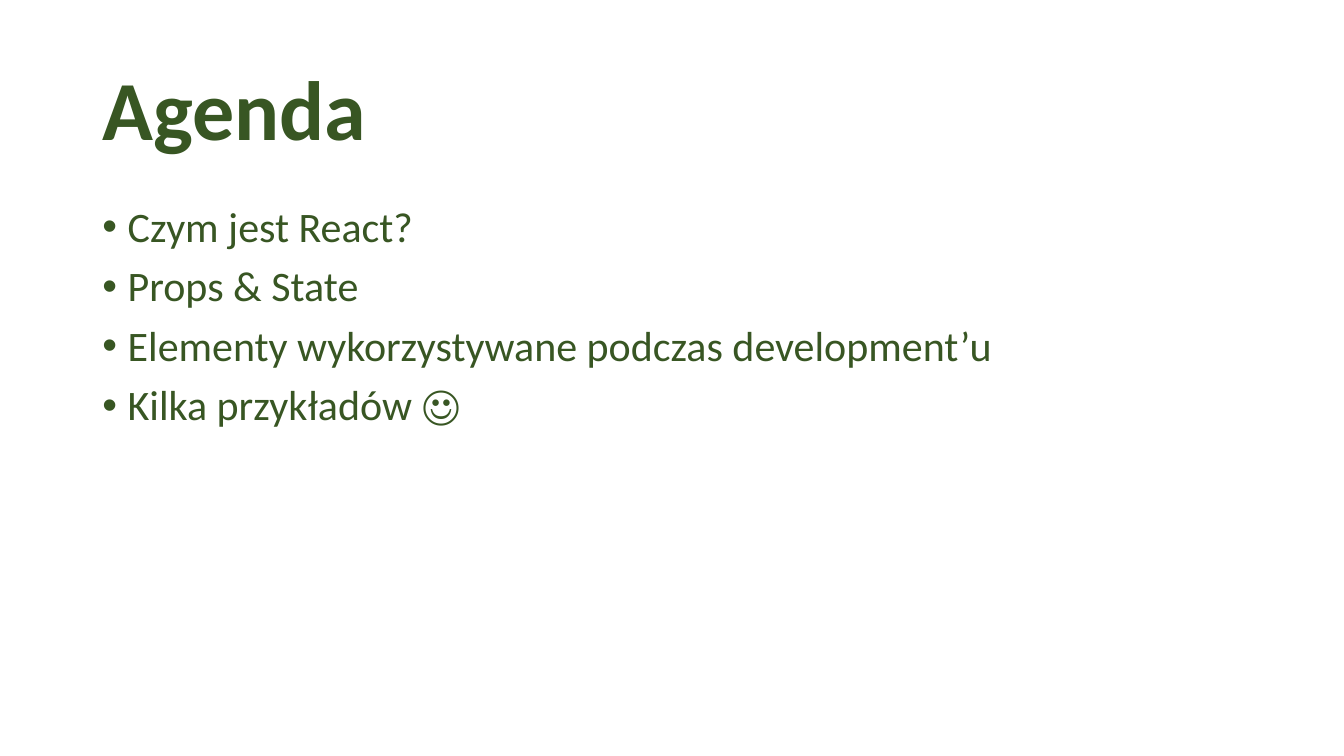
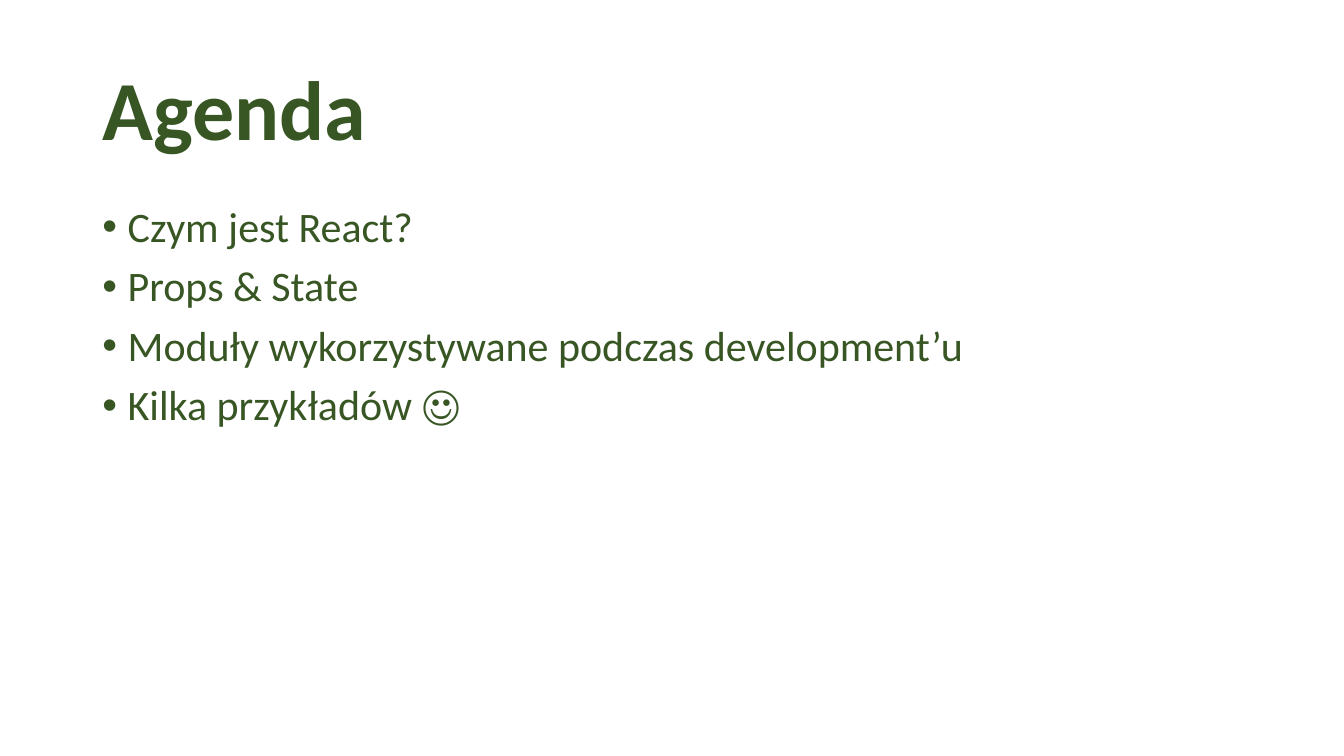
Before and after one commit to tim91/technologies-example, a slide deck: slide 1 of reactJS/Prezentacja.pptx. Drawn at 1344x756 pixels with LibreOffice and Linux fonts; fonts in the diff are those of the drawing; background and template pictures are left out. Boxes give left, top, right and bottom in pixels: in the first picture for what was removed or moved away, otherwise in the second. Text is boxed around its words. In the diff, an @@ line names an element or a change of style, - is before the commit and + after.

```diff
--- a/reactJS/Prezentacja.pptx
+++ b/reactJS/Prezentacja.pptx
@@ text at (128,331,963,368): text changed @@
-• Elementy wykorzystywane podczas development’u
+• Moduły wykorzystywane podczas development’u
```
Also in this commit, not shown: 3 other slides changed, 1 slide added, 13 other files.
